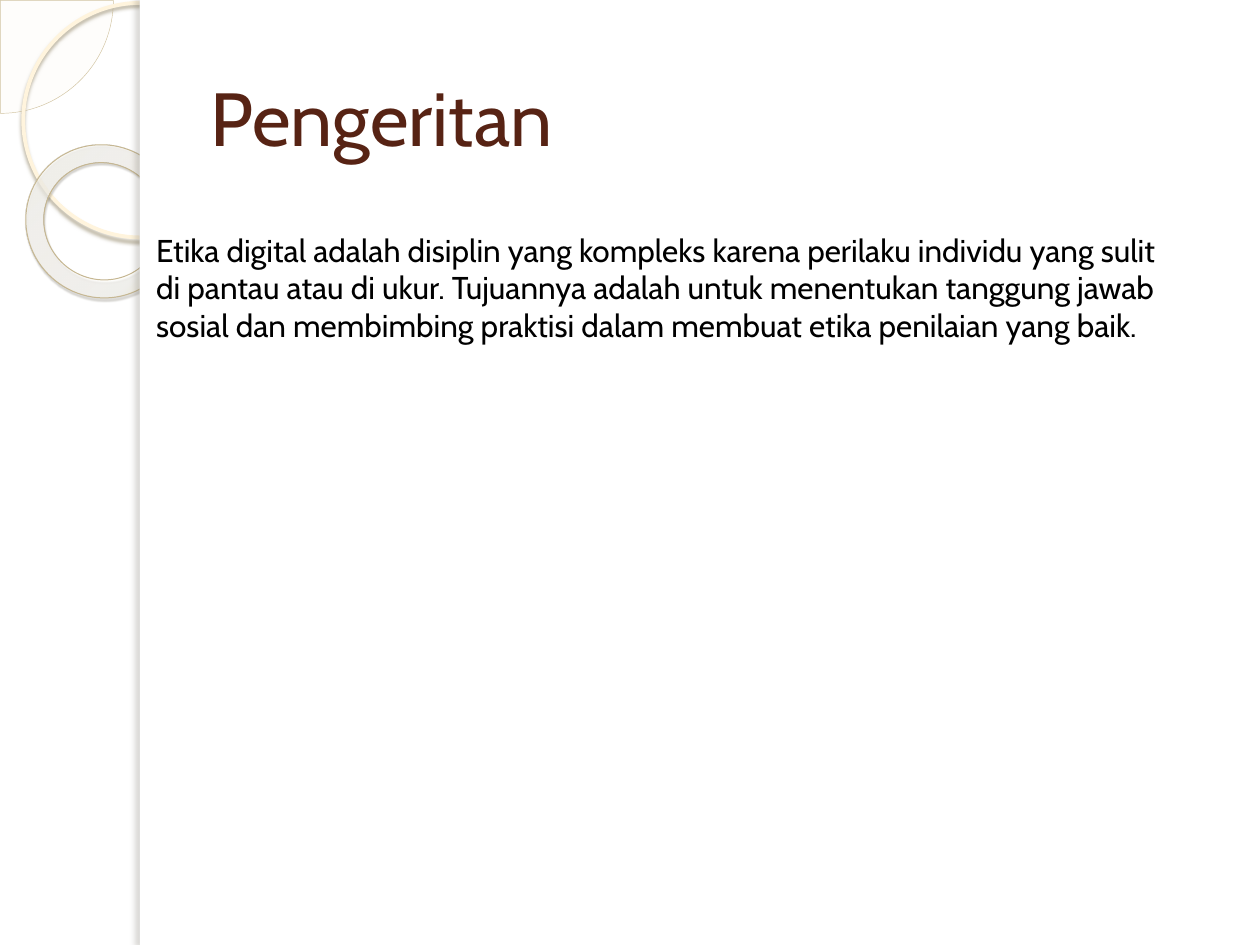
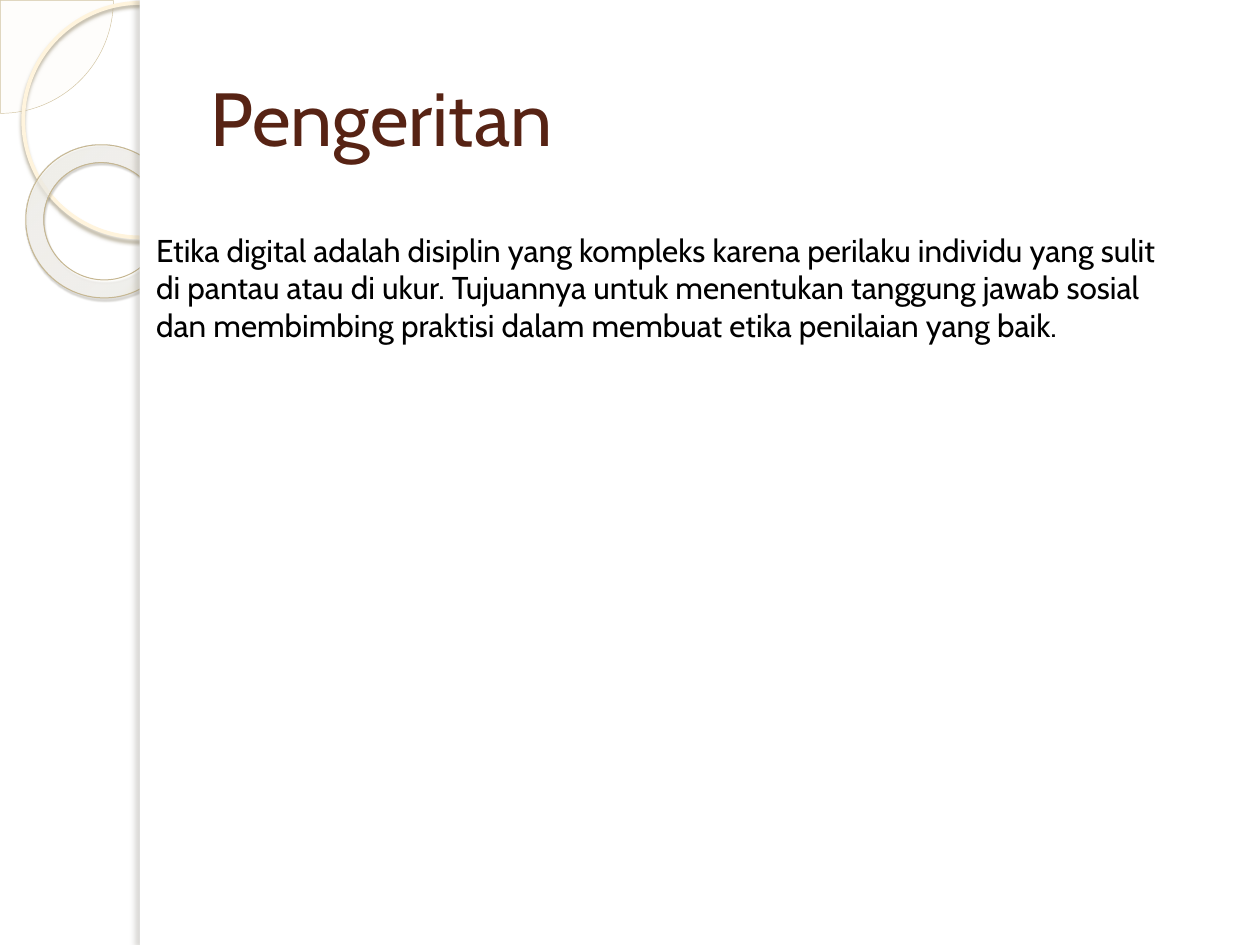
Before and after one commit to hallimah/Etika_Digital, a slide deck: slide 2 of Etika Digital.pptx. Drawn at 1260x945 pixels with LibreOffice and Linux fonts; fonts in the diff are those of the drawing; background and template pictures are left out. Boxes give left, top, right and bottom in pixels: in the first picture for what was removed or moved away, otherwise in the second. Text is boxed around its words. In the diff, an @@ line names an element or a change of style, - is before the commit and + after.

```diff
--- a/Etika Digital.pptx
+++ b/Etika Digital.pptx
@@ text at (x1=156, y1=238, x2=1155, y2=344): text changed @@
-Etika digital adalah disiplin yang kompleks karena perilaku individu yang sulit di pantau atau di ukur. Tujuannya adalah untuk menentukan tanggung jawab sosial dan membimbing praktisi dalam membuat etika penilaian yang baik.
+Etika digital adalah disiplin yang kompleks karena perilaku individu yang sulit di pantau atau di ukur. Tujuannya untuk menentukan tanggung jawab sosial dan membimbing praktisi dalam membuat etika penilaian yang baik.
```
Also in this commit, not shown: 4 other slides changed, 1 other file.
